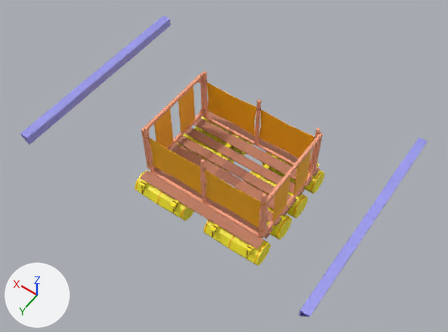
One commit to the Blender file Materials/RaftCrossRiver.blend: the scene before it, then after it.
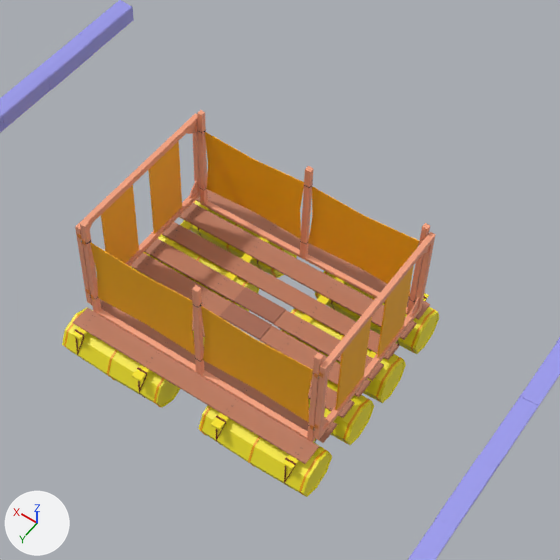
Each version is shown whole from a 50 mm camera at (-2.85, 4.5, 5.45) aimed at (-0.14, 0.7, -0.53), then close up on the part from 23% to 86% of the width and 5% to 90% of the height. The lights are fixed; the arrows at lower left show +X, +Y and +Z.

Objects in the first close-up: 'BoxRaft', 'BoxRaft.001', 'DoorRaft', 'DoorRaft.001', 'Raft', 'Raft.001', 'RiverBank.001', 'RiverBank.002'.
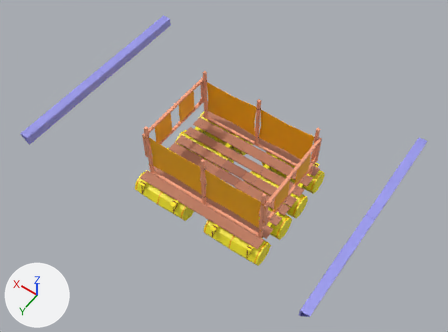
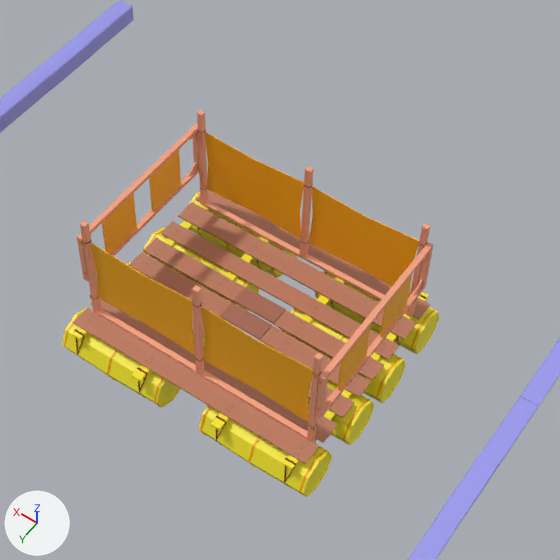
Location of each change, (x1, y1, x2, y2) in pixels of the close-ups (560 x 560 px; the box of a moved part takes in the faces that stretch with it):
'DoorRaft', reshaped (18% shorter)
    before: (75, 113, 200, 305)
    after: (77, 124, 199, 282)
'DoorRaft.001', reshaped (15% shorter)
    before: (314, 232, 436, 440)
    after: (316, 242, 433, 419)
part 1 of me_cylinder_011, moved or reshaped
    before: (323, 419, 328, 427)
    after: (325, 400, 330, 407)
part 2 of me_cylinder_011, moved or reshaped
    before: (335, 317, 372, 410)
    after: (338, 325, 371, 390)
part 3 of me_cylinder_011, moved or reshaped
    before: (409, 297, 419, 317)
    after: (413, 279, 422, 296)
part 4 of me_cylinder_011, moved or reshaped
    before: (377, 265, 414, 358)
    after: (380, 275, 412, 337)
part 5 of me_cylinder_011, moved or reshaped
    before: (320, 232, 435, 369)
    after: (320, 242, 433, 379)
part 6 of me_cylinder_011, moved or reshaped
    before: (415, 234, 436, 309)
    after: (418, 246, 433, 288)
part 7 of me_cylinder_011, moved or reshaped
    before: (314, 366, 329, 436)
    after: (316, 375, 328, 416)
part 8 of me_cylinder_011, moved or reshaped
    before: (329, 239, 432, 369)
    after: (328, 250, 430, 377)
part 9 of me_cylinder_011, moved or reshaped
    before: (323, 308, 419, 430)
    after: (325, 287, 423, 411)
part 10 of me_cylinder_011, moved or reshaped
    before: (314, 306, 422, 440)
    after: (316, 285, 426, 419)
part 11 of me_cylinder_010, moved or reshaped
    before: (101, 185, 139, 263)
    after: (102, 193, 137, 254)
part 12 of me_cylinder_010, moved or reshaped
    before: (187, 126, 195, 134)
    after: (189, 134, 195, 140)
part 13 of me_cylinder_010, moved or reshaped
    before: (189, 180, 197, 198)
    after: (188, 162, 197, 176)
part 14 of me_cylinder_010, moved or reshaped
    before: (148, 141, 182, 234)
    after: (149, 150, 181, 212)
part 15 of me_cylinder_010, moved or reshaped
    before: (75, 113, 197, 229)
    after: (77, 124, 198, 239)
part 16 of me_cylinder_010, moved or reshaped
    before: (193, 118, 200, 192)
    after: (193, 128, 199, 170)
part 17 of me_cylinder_010, moved or reshaped
    before: (75, 227, 92, 300)
    after: (77, 237, 88, 279)
part 18 of me_cylinder_010, moved or reshaped
    before: (88, 119, 196, 226)
    after: (90, 129, 197, 234)
part 19 of me_cylinder_010, moved or reshaped
    before: (125, 191, 199, 264)
    after: (95, 169, 198, 270)
part 20 of me_cylinder_010, moved or reshaped
    before: (87, 192, 200, 305)
    after: (83, 170, 199, 282)

What the commit changed:
me_cylinder_011 has 104 vertices, 86 faces and spans x -0.944..-0.908, y 0.04..1.201, z -0.439..0.273.
me_cylinder_011 is used by ob_doorraft_001; location (-0.116, 0.0, -0.193).
me_cylinder_011 part 1: the loose piece of 8 vertices spanning x -0.931..-0.921, y 1.079..1.167, z -0.398..-0.286 is scaled about its middle by (1, 1, 0.692), then moved by (0.0, 0.0, 0.191).
me_cylinder_011 part 2: the loose piece of 8 vertices spanning x -0.931..-0.921, y 0.702..0.995, z -0.401..0.229 is scaled about its middle by (1, 1, 0.544), then moved by (0.0, 0.0, 0.066).
me_cylinder_011 part 3: the loose piece of 8 vertices spanning x -0.931..-0.921, y 0.073..0.161, z -0.398..-0.286 is scaled about its middle by (1, 1, 0.692), then moved by (0.0, 0.0, 0.191).
me_cylinder_011 part 4: the loose piece of 8 vertices spanning x -0.931..-0.921, y 0.246..0.538, z -0.401..0.229 is scaled about its middle by (1, 1, 0.544), then moved by (0.0, 0.0, 0.066).
me_cylinder_011 part 5: all 10 vertices in x -0.944..-0.909, y 0.04..1.2, z 0.273 are moved by (0.0, 0.0, -0.092).
me_cylinder_011 part 6: all 4 vertices in x -0.944..-0.909, y 0.04..0.076, z 0.229 are moved by (0.0, 0.0, -0.078).
me_cylinder_011 part 7: all 4 vertices in x -0.944..-0.909, y 1.164..1.2, z 0.229 are moved by (0.0, 0.0, -0.078).
me_cylinder_011 part 8: all 2 vertices in x -0.944..-0.909, y 0.62, z 0.229 are moved by (0.0, 0.0, -0.078).
me_cylinder_011 part 9: all 10 vertices in x -0.944..-0.909, y 0.04..1.2, z -0.395 are moved by (0.0, 0.0, 0.207).
me_cylinder_011 part 10: all 10 vertices in x -0.944..-0.909, y 0.04..1.2, z -0.439 are moved by (0.0, 0.0, 0.221).
me_cylinder_010 has 104 vertices, 86 faces and spans x 0.748..0.783, y 0.04..1.201, z -0.439..0.273.
me_cylinder_010 is used by ob_doorraft; location (-0.116, 0.0, -0.193).
me_cylinder_010 part 11: the loose piece of 8 vertices spanning x 0.761..0.771, y 0.702..0.995, z -0.401..0.229 is scaled about its middle by (1, 1, 0.548), then moved by (0.0, 0.0, 0.07).
me_cylinder_010 part 12: the loose piece of 8 vertices spanning x 0.761..0.771, y 0.074..0.185, z 0.143..0.231 is scaled about its middle by (1, 1, 0.6), then moved by (0.0, 0.0, -0.055).
me_cylinder_010 part 13: the loose piece of 8 vertices spanning x 0.761..0.771, y 0.073..0.161, z -0.398..-0.286 is scaled about its middle by (1, 1, 0.6), then moved by (0.0, 0.0, 0.189).
me_cylinder_010 part 14: the loose piece of 8 vertices spanning x 0.761..0.771, y 0.246..0.538, z -0.401..0.229 is scaled about its middle by (1, 1, 0.548), then moved by (0.0, 0.0, 0.07).
me_cylinder_010 part 15: all 10 vertices in x 0.749..0.783, y 0.04..1.2, z 0.273 are moved by (0.0, 0.0, -0.09).
me_cylinder_010 part 16: all 4 vertices in x 0.749..0.783, y 0.04..0.076, z 0.229 are moved by (0.0, 0.0, -0.072).
me_cylinder_010 part 17: all 4 vertices in x 0.749..0.783, y 1.164..1.2, z 0.229 are moved by (0.0, 0.0, -0.072).
me_cylinder_010 part 18: all 2 vertices in x 0.749..0.783, y 0.62, z 0.229 are moved by (0.0, 0.0, -0.072).
me_cylinder_010 part 19: all 10 vertices in x 0.749..0.783, y 0.04..1.2, z -0.395 are moved by (0.0, 0.0, 0.21).
me_cylinder_010 part 20: all 10 vertices in x 0.749..0.783, y 0.04..1.2, z -0.439 are moved by (0.0, 0.0, 0.228).
